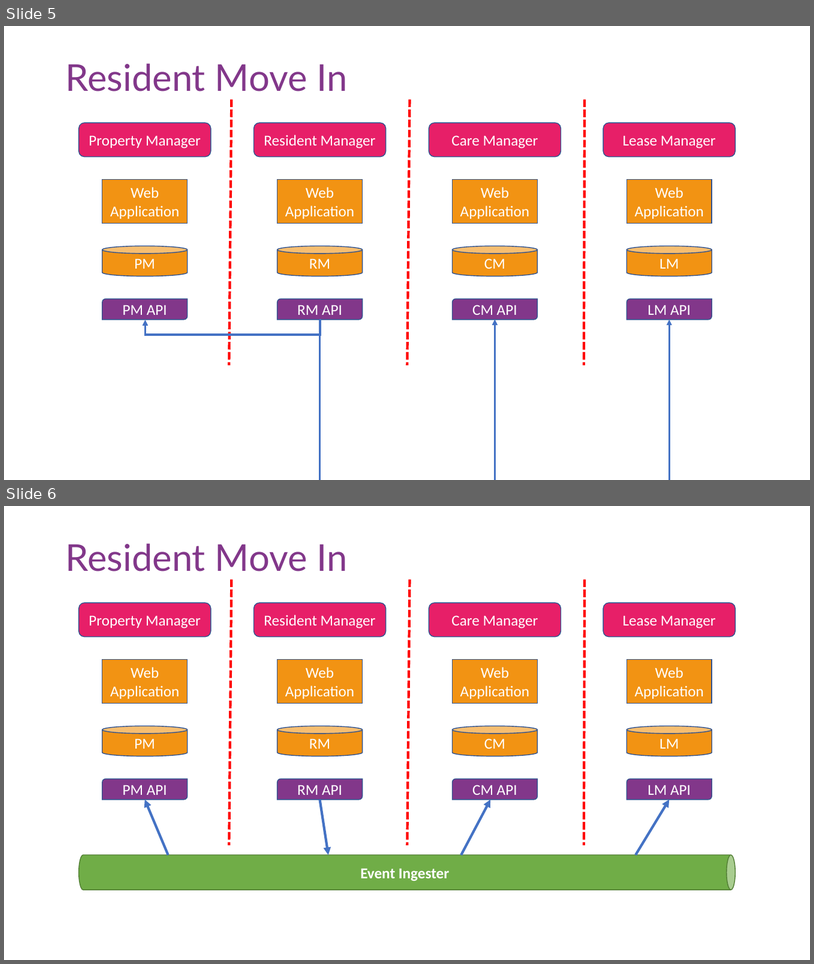
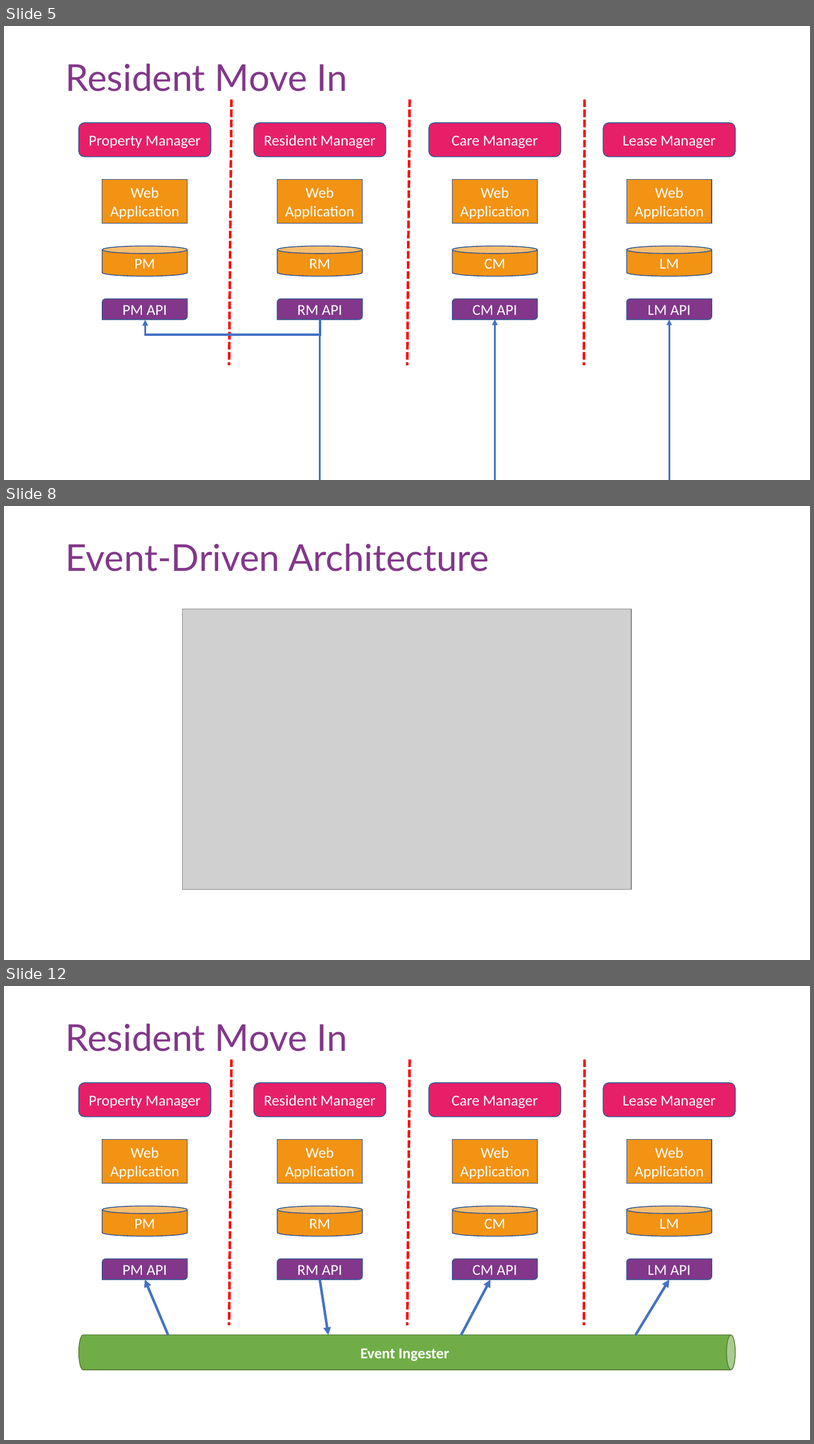
Before and after one commit to TaleLearnCode/FileName-EventDrivenArchitectedMicroservice, a slide deck: FileNew-EventDrivenArchitectedMicroservice_SACLondon.pptx. Shown one above the other, each under a label of ours: slides 5 and 6 before the commit, slides 5, 8 and 12 after it; the slides between them are not shown. The pictures are 814x964 and 814x1444 pixels, drawn with LibreOffice and Linux fonts; fonts in the diff are those of the drawing; grey boxes stand for pictures; background and template pictures are left out. Boxes give left, top, right and bottom in pixels: in the first picture for what was removed or moved away, otherwise in the second. Text is boxed around its words. In the diff, an @@ line names an element or a change of style, - is before the commit and + after.

```diff
--- a/FileNew-EventDrivenArchitectedMicroservice_SACLondon.pptx
+++ b/FileNew-EventDrivenArchitectedMicroservice_SACLondon.pptx
@@ slide 8 added at (x1=4, y1=506, x2=810, y2=960), background picture (left out) @@
@@ title added at (x1=65, y1=543, x2=489, y2=571), 44 pt, text #82378A @@
+Event-Driven Architecture
@@ picture added at (x1=183, y1=609, x2=632, y2=889) @@
@@ what was slide 6 is now slide 12 @@
```
Also in this commit, not shown: 1 slide changed, 7 other slides added, 2 other files.
